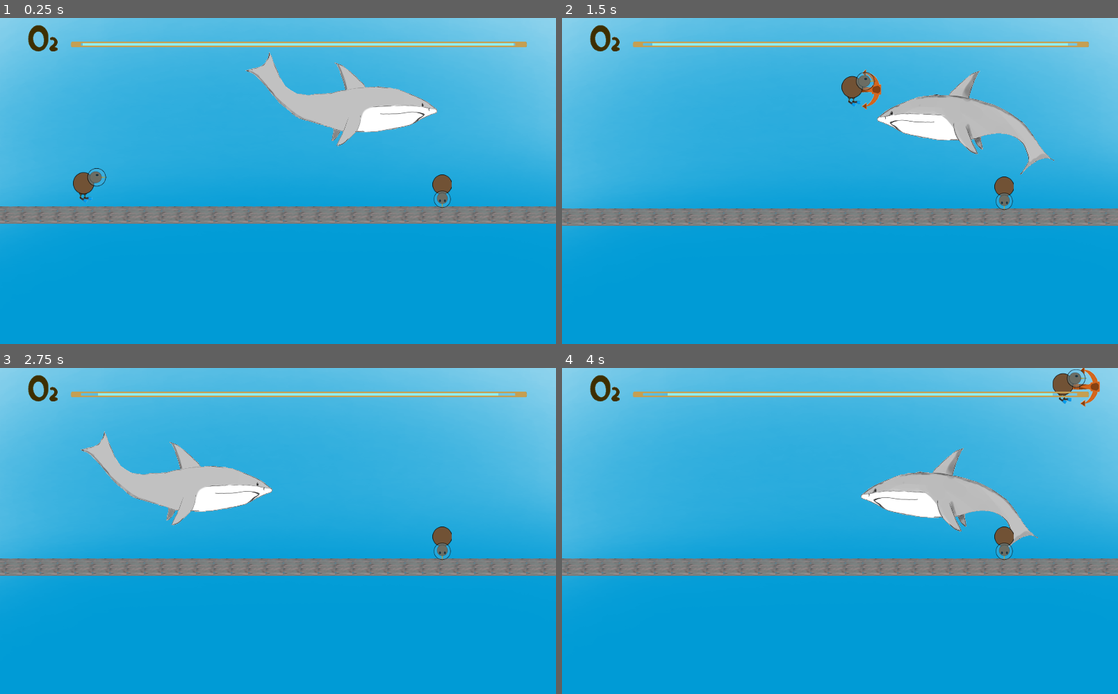
Above: before the commit, frames 1-4 (two rows, left to right).
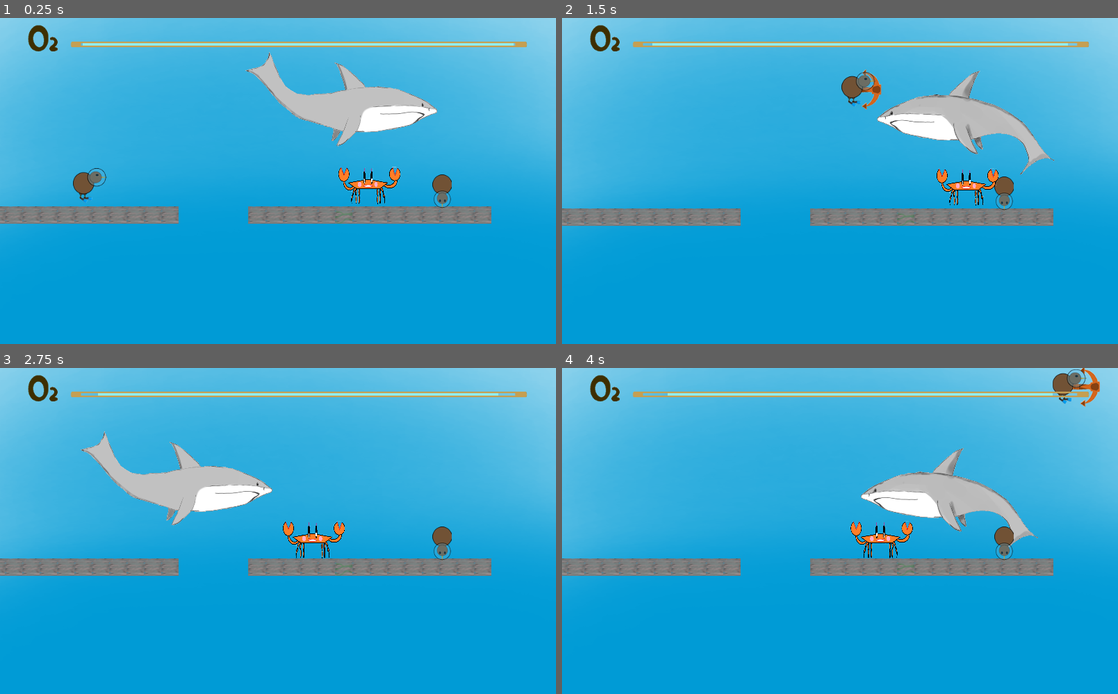
Above: after the commit, the same moments.

Repository: Cpt-Barbosa/CodeGameJam2022
Game: Godot game, scene res://scenes/Game.tscn
The game is run twice, just before and just after one commit, with the same random seed, the same clock (stepped at 60 frames per second) and the same inputs.
Inputs:
- Up to frame 1 (0.25 s): no input
- Up to frame 2 (1.5 s): hold D (move_right) from 0.53 s (still down); tap J (attack) at 0.6, 1.35 s; tap Space (jump) at 0.77 s
- Up to frame 3 (2.75 s): tap Space (jump) at 1.52 s; release D (move_right) at 2.03 s; hold Q (move_left) from 2.03 s (still down); tap J (attack) at 2.1 s
- Up to frame 4 (4 s): release Q (move_left) at 2.78 s; hold D (move_right) from 2.78 s (still down); tap J (attack) at 2.85, 3.6 s; tap Space (jump) at 3.02, 3.77 s

The runs differ from the first frame. In frame 1, 1.7% of the frame differs, in the area x 32-100%, y 45-64%; in frame 2, 1.7%; in frame 3, 1.7%; in frame 4, 1.7%.

Commit message:
ajout du crabe

Diff:
--- /dev/null
+++ b/scenes/Crabe.gd
@@ -0,0 +1,29 @@
+extends KinematicBody2D
+
+export var speed = 300
+var gravity = 10
+var dir = Vector2()
+const FLOOR_NORMAL = Vector2(0,-1)
+export var pas = 100
+var time = 0
+
+func _physics_process(delta):
+	dir.x = speed
+	time += 1
+	if !self.is_on_floor():
+		dir.y = gravity
+	if fmod(time, pas) == 0.00:
+		speed = speed * -1
+
+	move_and_slide(dir, FLOOR_NORMAL)
+	check_collisions(dir,delta)
+
+func check_collisions(dir,delta):
+	var collision = move_and_collide(dir * delta)
+	if collision && collision.collider.get("type") == "Joueur":
+		collision.collider.notification(0)
+	if collision && collision.collider.get("type") == "Ancre":
+		mourir()
+
+func mourir():
+	queue_free()
--- a/scenes/Game.tscn
+++ b/scenes/Game.tscn
@@ -8,9 +8,10 @@
 [ext_resource path="res://sprite/niveau/RocherAA.png" type="Texture" id=6]
 [ext_resource path="res://sprite/niveau/RocherSA.png" type="Texture" id=7]
 [ext_resource path="res://sprite/niveau/Algues.png" type="Texture" id=8]
-[ext_resource path="res://scenes/Popup.gd" type="Script" id=9]
 [ext_resource path="res://sprite/joueur/Kiwi_-_bas_64.png" type="Texture" id=9]
 [ext_resource path="res://scripts/FabriqueDAir.gd" type="Script" id=10]
+[ext_resource path="res://scenes/Crabe.gd" type="Script" id=11]
+[ext_resource path="res://sprite/ennemi/crabe/Margelaine_le_Crabe.png" type="Texture" id=12]
 
 [sub_resource type="RectangleShape2D" id=5]
 extents = Vector2( 527.5, 10 )
@@ -99,6 +100,10 @@
 } ]
 2/z_index = 0
 
+[sub_resource type="CapsuleShape2D" id=15]
+radius = 95.4972
+height = 449.551
+
 [node name="Game" type="Node2D"]
 __meta__ = {
 "_edit_horizontal_guides_": [  ]
@@ -162,7 +167,7 @@
 tile_set = SubResource( 11 )
 cell_size = Vector2( 32, 32 )
 format = 1
-tile_data = PoolIntArray( 786431, 1, 0, 720896, 1, 0, 720897 …(84 unchanged characters)… , 1, 0, 720904, 1, 0, 720905, 1, 0, 720906, 1, 0, 720907, 1, 0, 720908, 1, 0, 720909, 1, 0, 720910, 1, 0, 720911, 1, 0, 720912, 1, 0, 720913, 1, 0, 720914, 1, 0, 720915, 1, 0, 720916, 1, 0, 720917, 1, 0, 720918, 1, 0, 720919, 1, 0, 720920, 1, 0, 720921, 1, 0, 720922, 1, 0, 720923, 1, 0, 720924, 1, 0, 720925, 1, 0, 720926, 1, 0, 720927, 1, 0, 7077887, 0, 0, 7012352, 0, 0, 70123 …(460 unchanged characters)…
+tile_data = PoolIntArray( 786431, 1, 0, 720896, 1, 0, 720897 …(84 unchanged characters)… , 1, 0, 720904, 1, 0, 720905, 1, 0, 720910, 1, 0, 720911, 1, 0, 720912, 1, 0, 720913, 1, 0, 720914, 1, 0, 720915, 0, 0, 720916, 1, 0, 720917, 1, 0, 720918, 1, 0, 720919, 1, 0, 720920, 1, 0, 720921, 1, 0, 720922, 1, 0, 720923, 1, 0, 2031624, 0, 0, 2031625, 0, 0, 2031626, 0, 0, 2031627, 0, 0, 2031628, 0, 0, 2031629, 0, 0, 2031630, 0, 0, 2031631, 0, 0, 2031632, 0, 0, 2031633, 0, 0, 2031634, 0, 0, 2031635, 0, 0, 2031636, 0, 0, 2031637, 0, 0, 2031638, 0, 0, 2031639, 0, 0, 7077887, 0, 0, 7012352, 0, 0, 70123 …(460 unchanged characters)…
 
 [node name="Popup" type="Popup" parent="."]
 pause_mode = 2
@@ -176,9 +181,25 @@
 margin_right = 1027.0
 margin_bottom = 3459.0
 color = Color( 0.0117647, 0, 0, 0.760784 )
+
 [node name="FabriqueDAir" type="Node2D" parent="."]
 position = Vector2( 805, 324 )
 script = ExtResource( 10 )
 
 [node name="Sprite" type="Sprite" parent="FabriqueDAir"]
 texture = ExtResource( 9 )
+
+[node name="Crabe" type="KinematicBody2D" parent="."]
+position = Vector2( 621, 307 )
+scale = Vector2( 0.159999, 0.240002 )
+script = ExtResource( 11 )
+speed = 100
+
+[node name="MargelaineLeCrabe" type="Sprite" parent="Crabe"]
+position = Vector2( 3, 4 )
+texture = ExtResource( 12 )
+
+[node name="CollisionShape2D" type="CollisionShape2D" parent="Crabe"]
+position = Vector2( -6.83325, 54.501 )
+rotation = 1.5708
+shape = SubResource( 15 )
--- a/scripts/requin.gd
+++ b/scripts/requin.gd
@@ -46,7 +46,6 @@
 	var posy = self.position.y
 	var ressource = load("scenes/BulleAir.tscn").instance()
 	ressource.transform = Transform2D(0, Vector2(posx,posy))
-
 	get_tree().get_root().get_child(0).add_child(ressource)
 
 	queue_free()
Not shown: 1 places in scenes/Game.tscn that only renumber resources
Binary file added: sprite/ennemi/crabe/Margelaine_le_Crabe.png
Not shown, added: sprite/ennemi/crabe/Margelaine_le_Crabe.png.import
